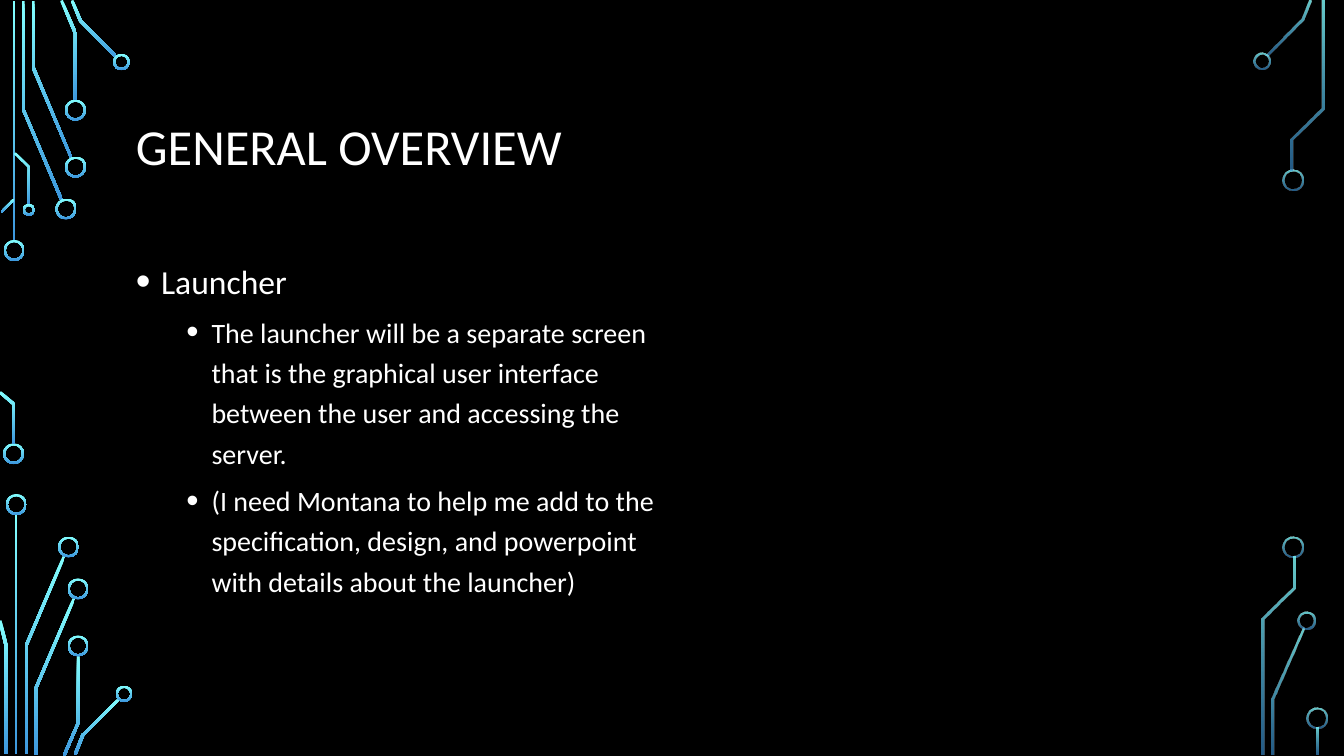
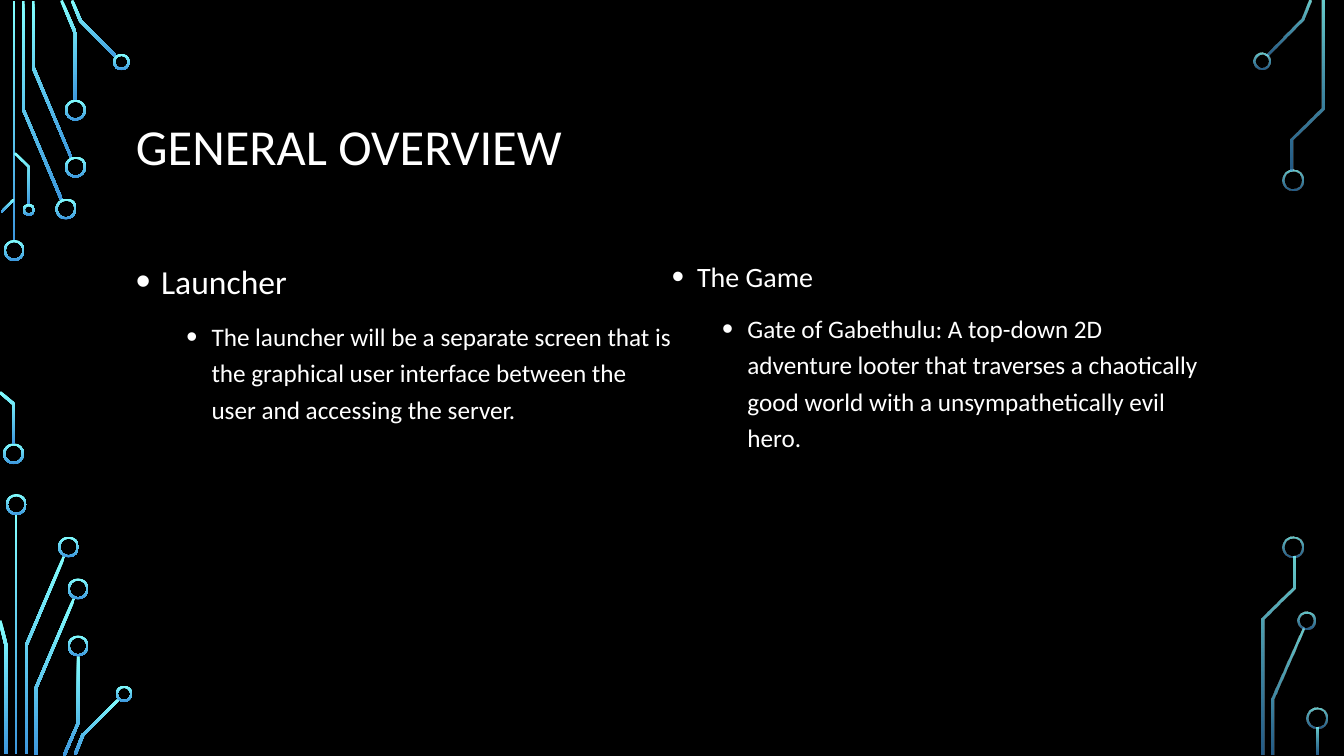
Before and after one commit to Team7-SoftEng/Asset-Development, a slide deck: slide 2 of Gate of GAbethulu.pptx. Drawn at 1344x756 pixels with LibreOffice and Linux fonts; fonts in the diff are those of the drawing; background and template pictures are left out. Boxes give left, top, right and bottom in pixels: in the first picture for what was removed or moved away, otherwise in the second. Text is boxed around its words. In the diff, an @@ line names an element or a change of style, - is before the commit and + after.

```diff
--- a/Gate of GAbethulu.pptx
+++ b/Gate of GAbethulu.pptx
@@ text at [697, 267, 1198, 447]: text changed; size 20 to 18 pt @@
-  • (I need Montana to help me add to the specification, design, and powerpoint with details about the launcher)
+  • The Game
+    • Gate of Gabethulu: A top-down 2D adventure looter that traverses a chaotically good world with a unsympathetically evil hero.
@@ text at [212, 328, 671, 424]: size 20 to 18 pt in "The launcher will be a separate screen ..."; list level 2 to 3 in "The launcher will be a ..." @@
```
Also in this commit, not shown: 2 other slides changed, 1 slide added, 1 slide removed.
